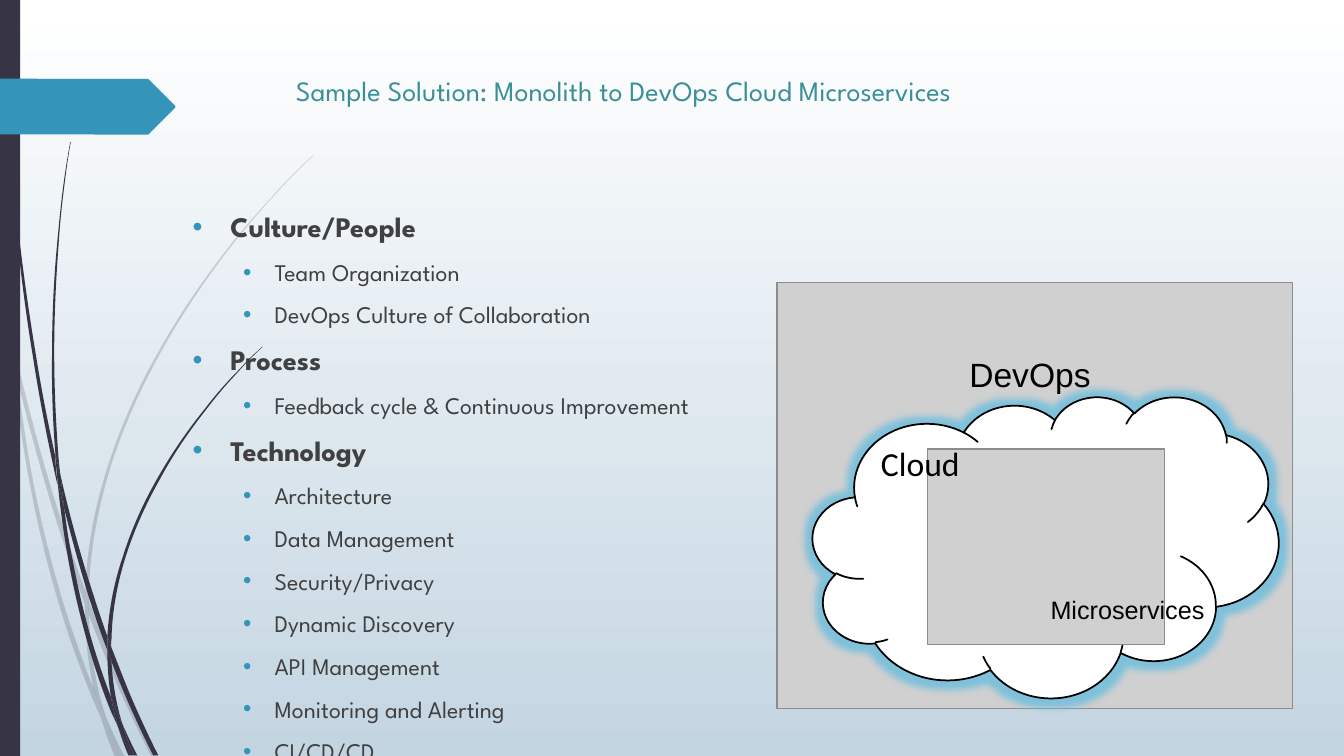
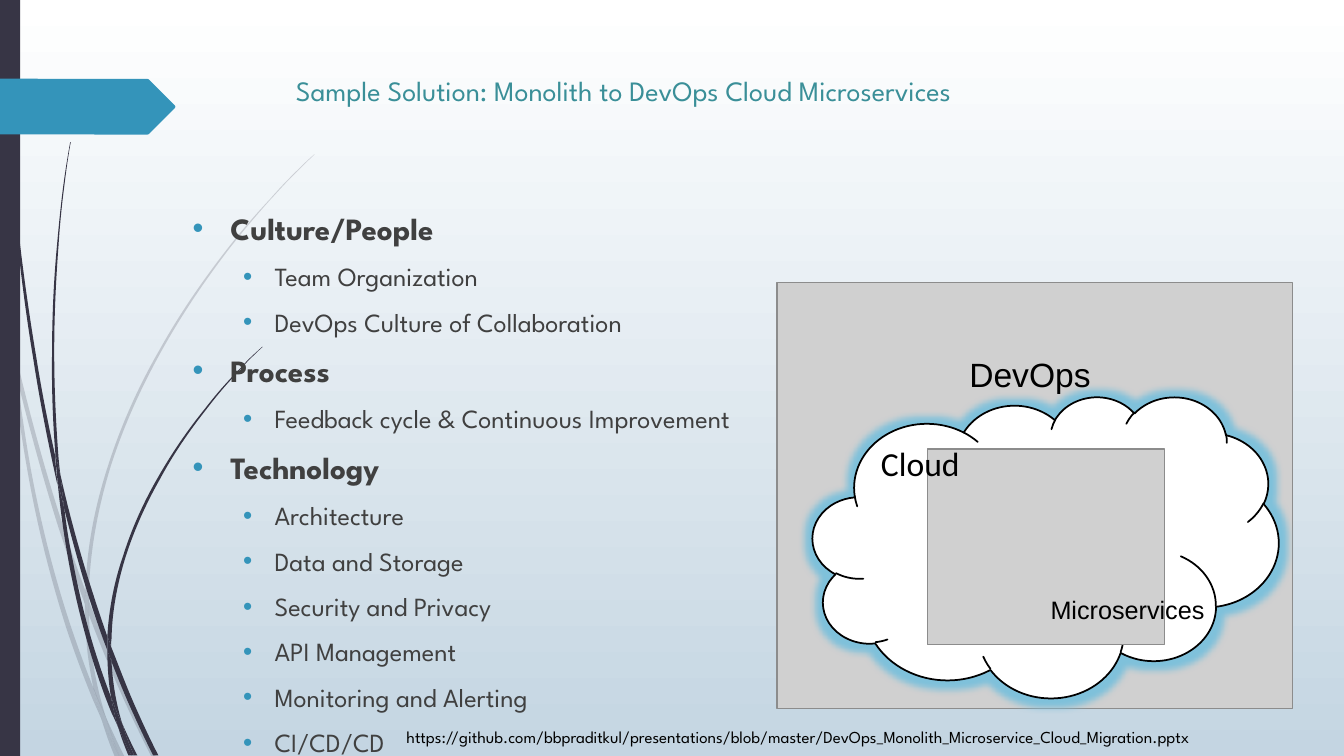
Before and after one commit to bbpraditkul/presentations, a slide deck: slide 8 of BPraditkul_Portfolio.pptx. Drawn at 1344x756 pixels with LibreOffice and Linux fonts; fonts in the diff are those of the drawing; grey boxes stand for pictures. Boxes give left, top, right and bottom in pixels: in the first picture for what was removed or moved away, otherwise in the second. Text is boxed around its words. In the diff, an @@ line names an element or a change of style, - is before the commit and + after.

Commit message:
added hyperlink to Sample In Action

```diff
--- a/BPraditkul_Portfolio.pptx
+++ b/BPraditkul_Portfolio.pptx
@@ text at (230,218,730,755): size 20.1 to 22.1 pt in "Culture/People", "Process", "Technology"; size 17.1 to 18.7 pt in "Team Organization", "DevOps Culture of Collaboration", "Feedback cycle & Continuous Improvement", "Architecture" and 3 more places @@
@@ text at (275,553,491,622): text changed; size 17.1 to 18.7 pt @@
-  • Data Management
-  • Security/Privacy
-  • Dynamic Discovery
+  • Data and Storage
+  • Security and Privacy
@@ text added at (406,731,1189,747), 12 pt, text #000000 @@
+https://github.com/bbpraditkul/presentations/blob/master/DevOps_Monolith_Microservice_Cloud_Migration.pptx
```
